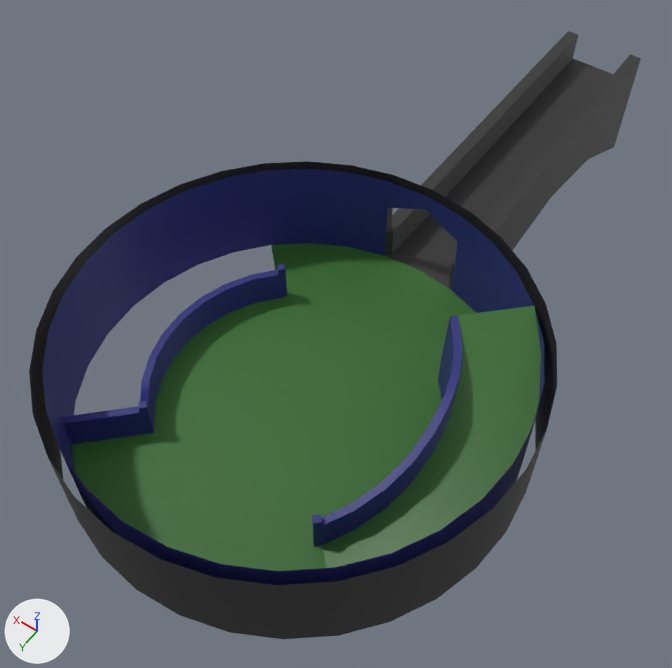
Renders of the Blender file Assets/Models/ShaderCastle/Math.blend from each side of a commit.
Camera for both pictures: a camera (50 mm lens) standing at (-8.8, 10.6, 20.7) and looking at (1.1, -3.3, -1.1). The axes (+X, +Y, +Z) are drawn at lower left. The lights are the same throughout. The first picture is the older version.

In view in the first picture: 'Floor CCW Up Gate -col'.
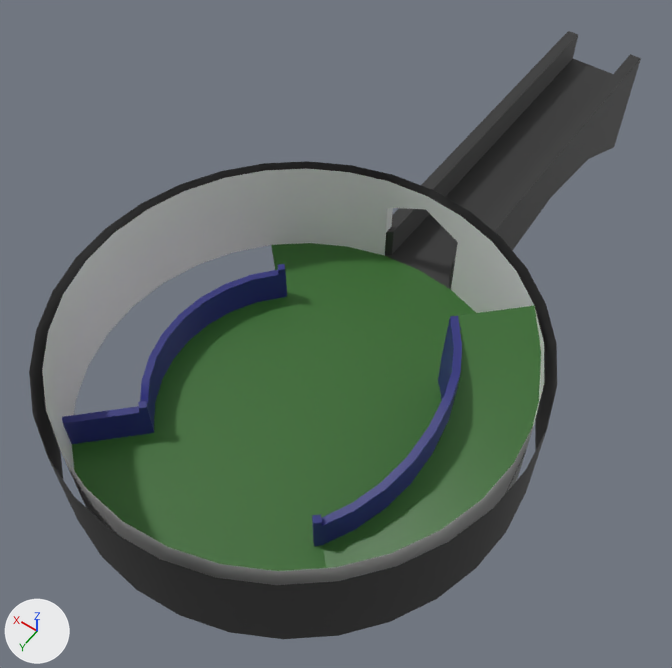
Patch to the scene script:
```diff
--- a/Assets/Models/ShaderCastle/Math.blend.py
+++ b/Assets/Models/ShaderCastle/Math.blend.py
@@ mat_wall_inside_2 @@
+mat_wall_inside_2 = principled_material('Wall inside 2')
+mat_wall_inside_2.base_color = (0.8, 0.8, 0.8)  # white #e7e7e7
@@ me_cylinder_004 @@
 me_cylinder_004.from_pydata(...)  # 560 vertices, 425 faces; spans x -6.3..6.3, y -18.0..6.3, z -3.0..3.0
 # used by ob_floor_ccw_up_gate__col; location = (0.0, 0.0, 0.0)
+# me_cylinder_004 part 1: all 4 faces centred in x -1.2..1.2, y -6.0, z 1.5..2.3 switch from mat_wall_outside (dark grey #333333) to mat_wall_inside_2 (white #e7e7e7)
+# me_cylinder_004 part 2: 92 of the faces centred in x -5.9..5.9, y -5.9..5.9, z 0.5..2.6 switch from mat_wall_inside (dark blue #282b7a) to mat_wall_inside_2 (white #e7e7e7)
 me_cylinder_004.materials.append(mat_floor_inside)
```

Location of each change, (x1, y1, x2, y2) in pixels of the pictures (672 x 668 px):
part 1 of me_cylinder_004, recoloured
    both: (386, 208, 393, 232)
part 2 of me_cylinder_004, recoloured (dark blue to white)
    both: (42, 169, 544, 585)
